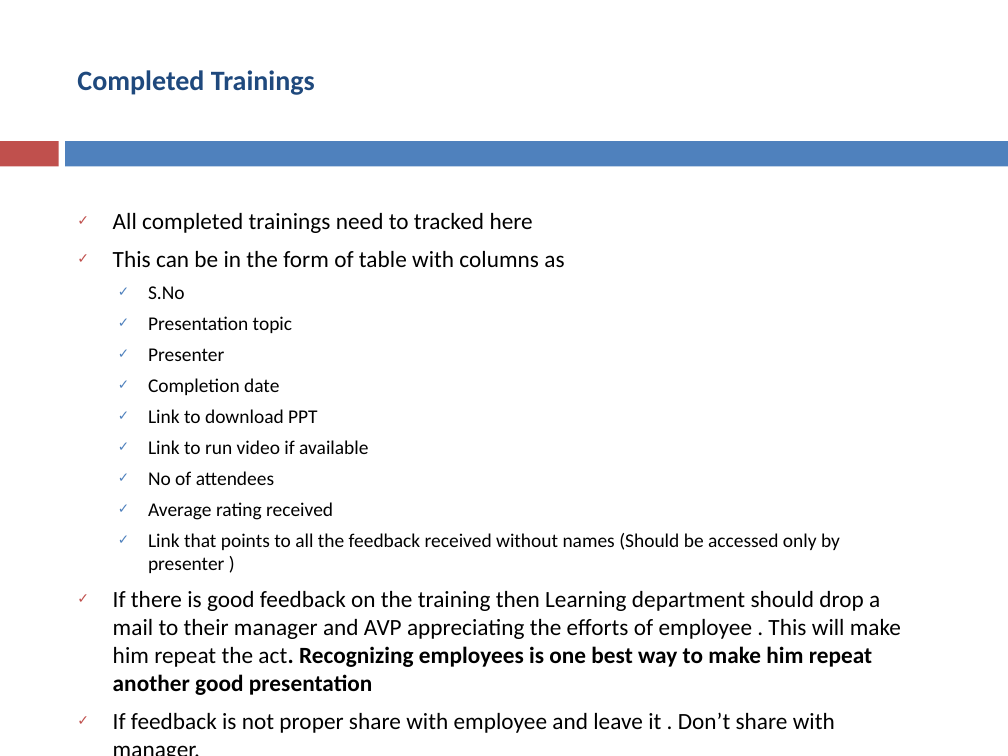
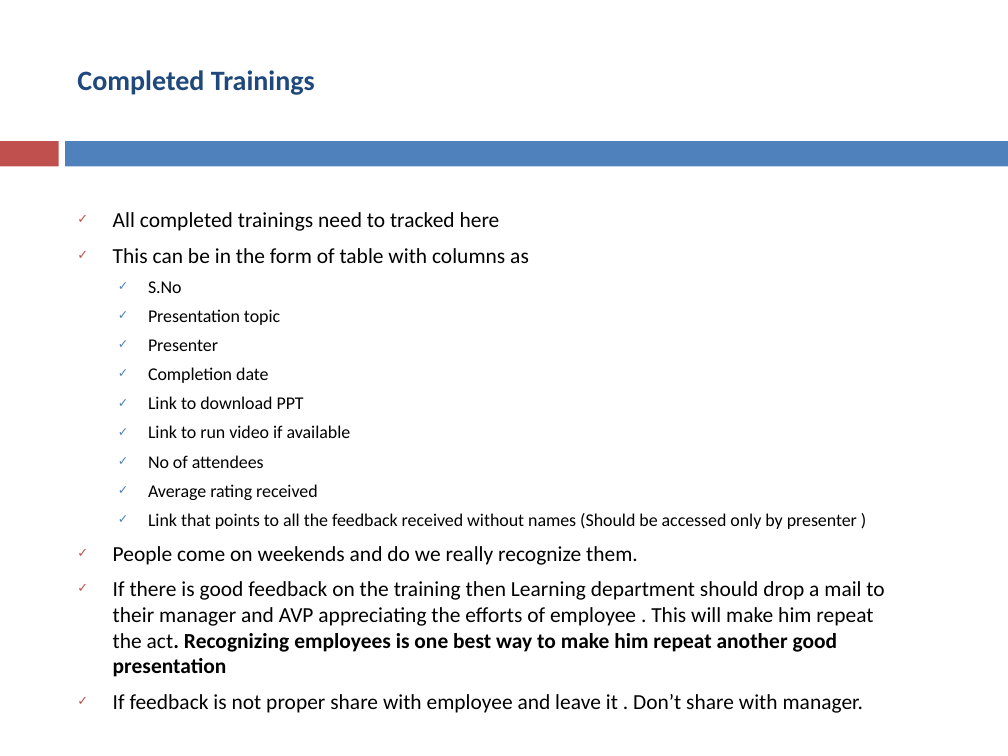
Before and after one commit to asakala/notes, a slide deck: slide 9 of Prokarma/LearningDepartment.pptx. Drawn at 1008x756 pixels with LibreOffice and Linux fonts; fonts in the diff are those of the drawing. Boxes give left, top, right and bottom in pixels: in the first picture for what was removed or moved away, otherwise in the second. Text is boxed around its words. In the diff, an @@ line names an element or a change of style, - is before the commit and + after.

```diff
--- a/Prokarma/LearningDepartment.pptx
+++ b/Prokarma/LearningDepartment.pptx
@@ text at (113,212,884,713): size 16.6 to 15.3 pt in "All completed trainings need to tracked here", "This can be in the form of ...", "If there is good feedback on the ...", "If feedback is not proper share with ..."; size 13.9 to 12.8 pt in "S.No", "Presentation topic", "Presenter", "Completion date" and 5 more places @@
@@ text at (113,546,638,565): paragraph added @@
+✓ People come on weekends and do we really recognize them.
```
Also in this commit, not shown: 5 other slides changed, 3 slides added, 3 slides removed, 5 other files.
